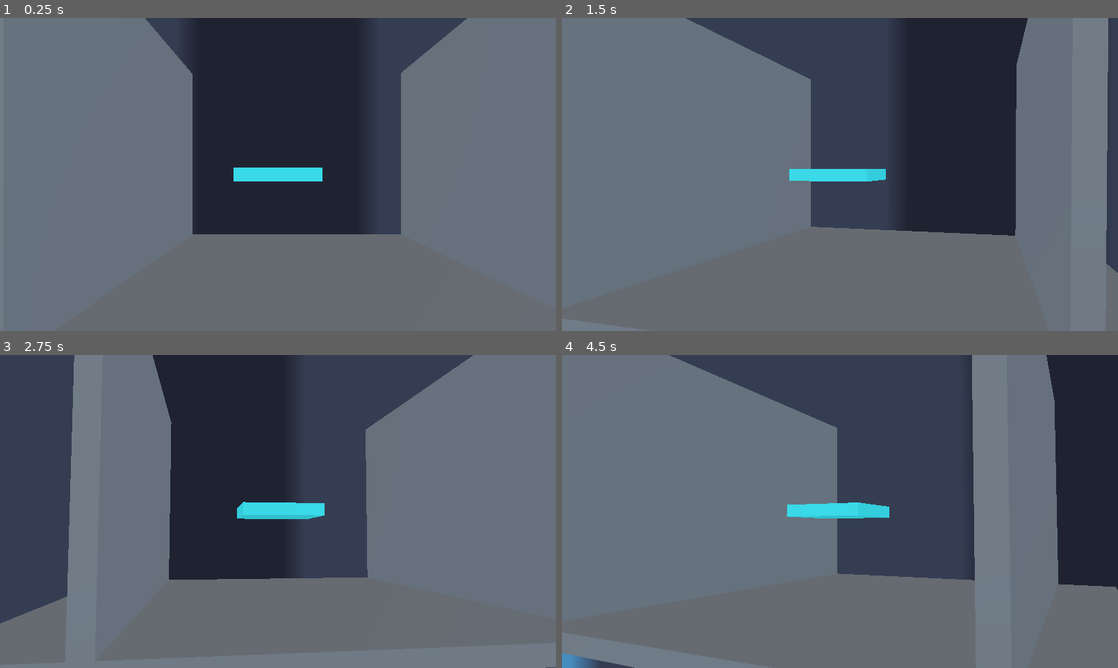
Above: before the commit, frames 1-4 (two rows, left to right).
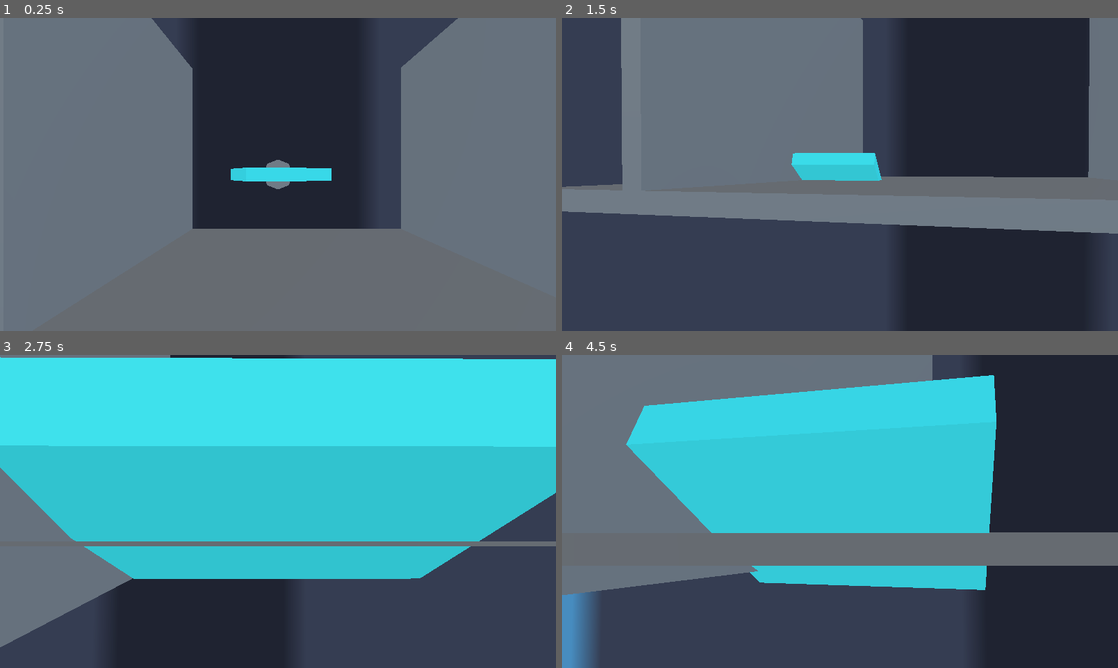
Above: after the commit, the same moments.

Repository: Apmds/operation-spin
Game: Godot game, scene res://src/test_scene.tscn
Same seed, same stepped clock (60 frames per second), same inputs: the game is played once before the commit and once after it. The engine's default icon, where the game draws it, is replaced by a stand-in: a white triangle on a blue panel in a dark square.
Inputs (mouse positions are in pixels of both pictures, inside the frame that each line leads up to):
- Up to frame 1 (0.25 s): no input
- Up to frame 2 (1.5 s): tap Enter (ui_accept) at 0.5, 1.35 s; move the mouse to (867, 174) at 0.52 s; hold Enter (ui_accept) 0.53-1.28 s; hold Up (ui_up) from 0.53 s (still down); click (867, 174) at 0.67 s; move the mouse to (812, 174) at 1.27 s
- Up to frame 3 (2.75 s): keep holding Up (ui_up); tap Enter (ui_accept) at 1.52, 1.82 s; move the mouse to (289, 505) at 2.02 s; hold Enter (ui_accept) from 2.03 s (still down)
- Up to frame 4 (4.5 s): keep holding Up (ui_up); move the mouse to (834, 517) at 2.77 s; release Enter (ui_accept) at 2.78 s; tap Enter (ui_accept) at 2.85, 3.02, 3.32, 4.35 s; click (834, 517) at 2.92 s; move the mouse to (878, 514) at 3.52 s; hold Enter (ui_accept) 3.53-4.28 s; move the mouse to (795, 508) at 4.27 s

The runs differ from the first frame. In frame 1, 1.3% of the frame differs, in the area x 26-84%, y 0-70%; in frame 2, 60%; in frame 3, 96%, in the area x 0-100%, y 0-100%; in frame 4, 71%.

Commit message:
drone rotation

Diff:
--- a/src/drone/camera_arm.gd
+++ b/src/drone/camera_arm.gd
@@ -1,9 +1,14 @@
-extends Node3D
+class_name CameraArm extends Node3D
 
+@export var followed_node: Node3D
 @export var mouse_sens: float = 0.05
+@onready var camera_object: Camera3D = $Camera3D
 
 func focused() -> bool:
 	return Input.mouse_mode == Input.MOUSE_MODE_CAPTURED
+
+func get_camera_object() -> Camera3D:
+	return camera_object
 
 # Called when the node enters the scene tree for the first time.
 func _ready() -> void:
@@ -23,3 +28,6 @@
 
 	if event.is_action_released("ui_cancel"):
 		Input.set_mouse_mode(Input.MOUSE_MODE_VISIBLE)
+
+func _physics_process(delta: float) -> void:
+	position = followed_node.position
--- /dev/null
+++ b/src/drone/drone.gd
@@ -0,0 +1,78 @@
+class_name Drone extends CharacterBody3D
+
+@export var camera: CameraArm
+@onready var mesh: MeshInstance3D = $Mesh
+
+var body_direction: Vector3 = Vector3.UP:
+	get: return body_direction
+	set(value):
+		print(value)
+		body_direction = value
+		mesh.rotation = body_direction
+
+var max_tilt: float = deg_to_rad(15)
+
+var wind_direction: Vector3 = Vector3.UP
+var fans_on: bool = true
+
+const SPEED = 5.0
+
+func reverse_fans():
+	wind_direction = wind_direction.rotated(Vector3.FORWARD, PI)
+
+func toggle_fans() -> void:
+	fans_on = !fans_on
+
+func _input(event: InputEvent) -> void:
+	if event.is_action_pressed("ui_accept"):
+		reverse_fans()
+
+func _physics_process(delta: float) -> void:
+	# Add the gravity
+	if not is_on_floor():
+		velocity += get_gravity() * delta
+
+	#print("v1")
+	#print(velocity)
+
+	# Add wind force
+	if fans_on:
+		var grav_strength: float = get_gravity().length()
+
+		var wind_vector = body_direction
+
+		velocity += wind_vector * grav_strength * delta
+
+	#print("v2")
+	#print(velocity)
+
+	# Get the input direction and handle the movement/deceleration.
+	# As good practice, you should replace UI actions with custom gameplay actions.
+	var input_dir := Input.get_vector("ui_left", "ui_right", "ui_up", "ui_down")
+	var direction := (transform.basis * Vector3(input_dir.x, 0, input_dir.y)).normalized()
+
+	var pitch = input_dir.y * max_tilt
+	var roll = -input_dir.x * max_tilt
+	var tilt_basis: Basis
+
+	if (camera):
+		direction = direction.rotated(Vector3.UP, camera.get_camera_object().global_rotation.y)
+		tilt_basis = Basis(Vector3.UP, camera.get_camera_object().global_rotation.y)
+
+		#body_direction = Vector3(direction.z, 0, -direction.x) * 0.1
+		#body_direction = Vector3(body_direction.x, camera.get_camera_object().global_rotation.y, body_direction.z)
+		#rotation.y = camera.get_camera_object().global_rotation.y
+
+	tilt_basis = tilt_basis.rotated(tilt_basis.x, pitch)
+	tilt_basis = tilt_basis.rotated(tilt_basis.z, roll)
+	body_direction = body_direction.slerp(tilt_basis.get_euler(), delta * 5)
+
+
+	#if direction:
+	#	velocity.x = direction.x * SPEED
+	#	velocity.z = direction.z * SPEED
+	#else:
+	#	velocity.x = move_toward(velocity.x, 0, SPEED)
+	#	velocity.z = move_toward(velocity.z, 0, SPEED)
+
+	move_and_slide()
--- a/src/drone/drone.tscn
+++ b/src/drone/drone.tscn
@@ -1,6 +1,9 @@
 [gd_scene format=3 uid="uid://hrvlsw7wb3cj"]
 
-[ext_resource type="PackedScene" uid="uid://cnxcttn0hupmn" path="res://src/drone/camera.tscn" id="1_qgvmr"]
+[ext_resource type="Script" uid="uid://b2jammmvtq3cc" path="res://src/drone/drone.gd" id="1_1akv4"]
+
+[sub_resource type="BoxShape3D" id="BoxShape3D_qgvmr"]
+size = Vector3(1, 0.15, 1)
 
 [sub_resource type="StandardMaterial3D" id="StandardMaterial3D_qgvmr"]
 albedo_color = Color(0.2784314, 1, 1, 1)
@@ -9,15 +12,21 @@
 material = SubResource("StandardMaterial3D_qgvmr")
 size = Vector3(1, 0.15, 1)
 
-[sub_resource type="BoxShape3D" id="BoxShape3D_qgvmr"]
-size = Vector3(1, 0.15, 1)
+[sub_resource type="CylinderMesh" id="CylinderMesh_qgvmr"]
+top_radius = 0.0
+bottom_radius = 0.2
+height = 1.115
+radial_segments = 8
 
 [node name="Drone" type="CharacterBody3D" unique_id=652134360]
+script = ExtResource("1_1akv4")
+
+[node name="Collision" type="CollisionShape3D" parent="." unique_id=1614492886]
+shape = SubResource("BoxShape3D_qgvmr")
 
 [node name="Mesh" type="MeshInstance3D" parent="." unique_id=649001359]
 mesh = SubResource("BoxMesh_a7okn")
 
-[node name="Collision" type="CollisionShape3D" parent="." unique_id=1614492886]
-shape = SubResource("BoxShape3D_qgvmr")
-
-[node name="Camera" parent="." unique_id=1558356959 instance=ExtResource("1_qgvmr")]
+[node name="MeshInstance3D" type="MeshInstance3D" parent="." unique_id=325222597]
+transform = Transform3D(1, 0, 0, 0, -4.371139e-08, 1, 0, -1, -4.371139e-08, 0, 0, -1)
+mesh = SubResource("CylinderMesh_qgvmr")
--- a/src/test_scene.tscn
+++ b/src/test_scene.tscn
@@ -2,6 +2,7 @@
 
 [ext_resource type="PackedScene" uid="uid://hrvlsw7wb3cj" path="res://src/drone/drone.tscn" id="1_sovdr"]
 [ext_resource type="Texture2D" uid="uid://b12m6y85qxt2s" path="res://icon.svg" id="2_dmphg"]
+[ext_resource type="PackedScene" uid="uid://cnxcttn0hupmn" path="res://src/drone/camera.tscn" id="3_l1obu"]
 
 [sub_resource type="BoxMesh" id="BoxMesh_sovdr"]
 size = Vector3(0.17, 3.165, 5.895)
@@ -32,7 +33,8 @@
 
 [node name="Node3D" type="Node3D" unique_id=1421437059]
 
-[node name="Drone" parent="." unique_id=652134360 instance=ExtResource("1_sovdr")]
+[node name="Drone" parent="." unique_id=652134360 node_paths=PackedStringArray("camera") instance=ExtResource("1_sovdr")]
+camera = NodePath("../Camera")
 
 [node name="Wall" type="StaticBody3D" parent="." unique_id=830914622]
 transform = Transform3D(1, 0, 0, 0, 1, 0, 0, 0, 1, -1.6872424, 0.29859257, 0)
@@ -66,3 +68,6 @@
 
 [node name="WorldEnvironment" type="WorldEnvironment" parent="." unique_id=1130838937]
 environment = SubResource("Environment_sovdr")
+
+[node name="Camera" parent="." unique_id=1558356959 node_paths=PackedStringArray("followed_node") instance=ExtResource("3_l1obu")]
+followed_node = NodePath("../Drone")
Not shown, added: src/drone/drone.gd.uid
